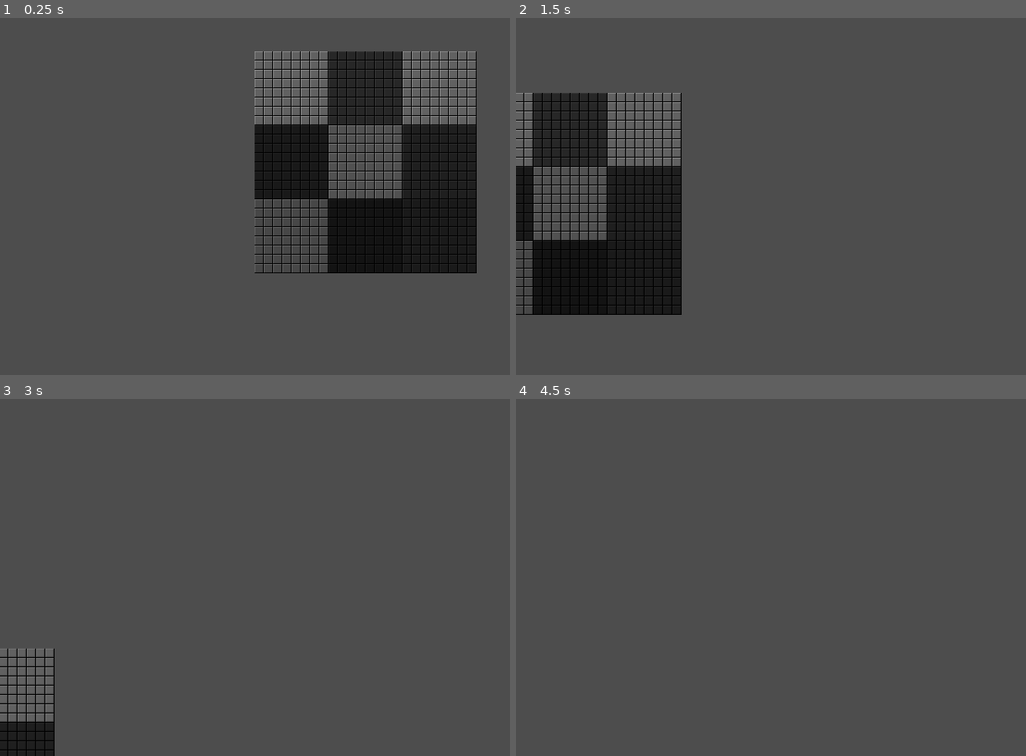
Above: before the commit, frames 1-4 (two rows, left to right).
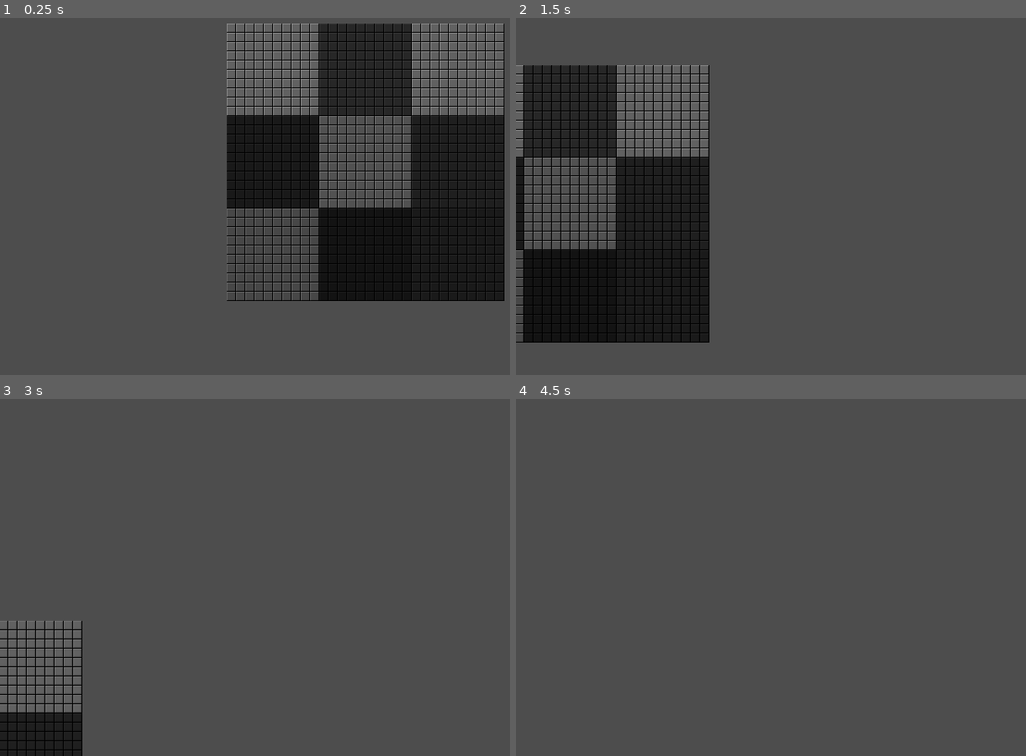
Above: after the commit, the same moments.

Repository: golopogus/overmine_testing
Game: Godot game, scene res://main_scene.tscn
Two runs of this game, one before a commit and one after it. Both use one fixed random seed, a clock stepped at 60 frames per second and the inputs below.
Inputs (mouse positions are in pixels of both pictures, inside the frame that each line leads up to):
- Up to frame 1 (0.25 s): no input
- Up to frame 2 (1.5 s): tap Enter at 0.5 s; move the mouse to (outside the picture) at 0.52 s; press the mouse at (outside the picture) at 0.53 s; right-click (outside the picture) at 0.8 s; tap Space (restart) at 1.25 s; move the mouse to (740, 189) at 1.27 s; release the mouse at (740, 189) at 1.28 s; right-click (740, 189) at 1.35 s
- Up to frame 3 (3 s): click (224, 570) at 1.55 s; tap Space (restart) at 2, 2.75 s; move the mouse to (443, 456) at 2.02 s; press the mouse at (443, 456) at 2.03 s; right-click (443, 456) at 2.3 s; move the mouse to (331, 631) at 2.77 s; release the mouse at (331, 631) at 2.78 s; right-click (331, 631) at 2.85 s
- Up to frame 4 (4.5 s): click (847, 631) at 3.05 s; tap Space (restart) at 3.5, 4.15, 4.25 s; move the mouse to (outside the picture) at 3.52 s; press the mouse at (outside the picture) at 3.53 s; right-click (outside the picture) at 3.8 s; move the mouse to (663, 484) at 4.27 s; release the mouse at (663, 484) at 4.28 s; right-click (663, 484) at 4.35 s

The runs differ from the first frame. In frame 1, 13% of the frame differs, in the area x 44-99%, y 1-80%; in frame 2, 9.9%; in frame 3, 1.6%; in frame 4, nothing differs.

Commit message:
added mines

Diff:
--- a/overmine/main_scene.gd
+++ b/overmine/main_scene.gd
@@ -1,8 +1,9 @@
 extends Node2D
 
-const grid_size_options = [[8,8],[50,50]]
+const grid_size_options = [[10,10],[50,50]]
 var chosen_grid_size = grid_size_options[0]
-var num_of_chunks = Vector2(25,25)
+var bounds = Vector2()
+var num_of_chunks = Vector2(100,100)
 var split
 var initial_pos = Vector2(8,8)
 var chunk_size = Vector2()
@@ -13,7 +14,7 @@
 var chunk_dict = {}
 var gamestart = false
 var initial_chunk_pos = Vector2(0,0)
-var number_of_mines = 10
+var number_of_mines_per_chunk = 10
 var unused_pos = []
 var moveable = false
 var local_mous_pos
@@ -21,6 +22,8 @@
 var tile_name_conv = 0
 var chunk_name_conv = 0
 var current_neighbors = []
+var upper_bounds
+var lower_bounds
 
 #in form of node name: pos, type etc
 # pos = [tile.name, 'unknown' (type), value, true (hidden)]
@@ -42,7 +45,7 @@
 	split = -floor(num_of_chunks/2)
 	$Camera2D.position = chunk_size/2
 	place_chunk_loc()
-	spawn_tiles()
+	place_tile_loc()
 
 #############################################################################
 #############################################################################
@@ -55,7 +58,7 @@
 		$Camera2D.position += difference
 
 	#check mouse pos closest to chunk, if drawn ok, if not draw given pos
-	#var start at Vector2(-640,360)
+
 	var nearest_chunk_pos = Vector2()
 
 	nearest_chunk_pos.x = floor(get_global_mouse_position().x/chunk_size.x) * chunk_size.x + initial_chunk_pos.x
@@ -68,14 +71,49 @@
 				draw_chunk(i)
 				break
 
-#############################################################################
-#############################################################################
-#############################################################################
-
-func spawn_tiles():
+
+#############################################################################
+#############################################################################
+#############################################################################
+
+func _unhandled_input(_event: InputEvent) -> void:
+	if Input.is_action_just_pressed("restart"):
+		if get_global_mouse_position().x >= 0 and get_global_mouse_position().x <= chosen_grid_size[0] * x_length and get_global_mouse_position().y >= 0 and get_global_mouse_position().y <= chosen_grid_size[1] * y_length:
+			var nearest_tile_pos = Vector2()
+			nearest_tile_pos.x = floor(get_global_mouse_position().x/x_length) * x_length + initial_pos.x
+			nearest_tile_pos.y = floor(get_global_mouse_position().y/y_length) * y_length + initial_pos.y
+
+			if gamestart == false:
+				initiate_board(nearest_tile_pos)
+
+			else:
+				pre_click_check(nearest_tile_pos)
+	#if Input.is_action_just_pressed("restart"):
+		#get_tree().reload_current_scene()
+
+	if Input.is_action_pressed("left_click"):
+		if moveable == false:
+			local_mous_pos = get_global_mouse_position()
+		moveable = true
+	if Input.is_action_just_released("left_click"):
+		moveable = false
+
+	if Input.is_action_just_pressed("right_click"):
+		start = true
+
+#############################################################################
+#############################################################################
+#############################################################################
+
+func place_tile_loc():
+
 	var start_pos = Vector2()
 	start_pos.x = initial_pos.x + chunk_size.x * split.x
 	start_pos.y = initial_pos.y + chunk_size.y * split.y
+
+	lower_bounds = start_pos
+	upper_bounds = start_pos + Vector2(chunk_size.x * num_of_chunks.x, chunk_size.y * num_of_chunks.y)
+
 
 	var x_tiles = chosen_grid_size[0] * num_of_chunks.x
 	var y_tiles = chosen_grid_size[1] * num_of_chunks.y
@@ -84,44 +122,21 @@
 	y_length = $sprites/hidden.texture.get_height()
 	midpoint = Vector2(x_length/2,y_length/2)
 
+
+	var neighbors = []
+	var tile_pos = Vector2()
 	for x in x_tiles:
 		for y in y_tiles:
-			#var tile = tile_load.instantiate()
-			#$tiles.add_child(tile)
-			var tile_pos = Vector2(start_pos.x + x_length * x, start_pos.y + y_length * y )
+			tile_pos = Vector2(start_pos.x + x_length * x, start_pos.y + y_length * y )
 			unused_pos.append(tile_pos)
-			tile_dict[tile_pos] = ['none', 'unknown', 0, true]
+			#might not need this
+			neighbors = create_neighbors(tile_pos,x_length,y_length)
+			tile_dict[tile_pos] = ['none', 'unknown', 0, true, neighbors]
+
+	randomize_mine_placement(x_tiles, y_tiles)
 
 	draw_chunk(initial_chunk_pos)
 
-#############################################################################
-#############################################################################
-#############################################################################
-
-func _unhandled_input(_event: InputEvent) -> void:
-	if Input.is_action_just_pressed("restart"):
-		if get_global_mouse_position().x >= 0 and get_global_mouse_position().x <= chosen_grid_size[0] * x_length and get_global_mouse_position().y >= 0 and get_global_mouse_position().y <= chosen_grid_size[1] * y_length:
-			var nearest_tile_pos = Vector2()
-			nearest_tile_pos.x = floor(get_global_mouse_position().x/x_length) * x_length + initial_pos.x
-			nearest_tile_pos.y = floor(get_global_mouse_position().y/y_length) * y_length + initial_pos.y
-
-			if gamestart == false:
-				initiate_board(nearest_tile_pos)
-
-			else:
-				pre_click_check(nearest_tile_pos)
-	#if Input.is_action_just_pressed("restart"):
-		#get_tree().reload_current_scene()
-
-	if Input.is_action_pressed("left_click"):
-		if moveable == false:
-			local_mous_pos = get_global_mouse_position()
-		moveable = true
-	if Input.is_action_just_released("left_click"):
-		moveable = false
-
-	if Input.is_action_just_pressed("right_click"):
-		start = true
 
 #############################################################################
 #############################################################################
@@ -140,7 +155,7 @@
 	#randomize mines around start
 	var used_mine_positions = []
 
-	for mine in number_of_mines:
+	for mine in number_of_mines_per_chunk:
 
 		#converting row, column numbering to position
 		var rand_tile_pos = unused_pos[randi_range(0,len(unused_pos) - 1)]
@@ -213,6 +228,7 @@
 #############################################################################
 
 func create_neighbors(pos,x,y):
+
 	var n = Vector2(pos.x, pos.y - y)
 	var ne = Vector2(pos.x + x, pos.y - y)
 	var e = Vector2(pos.x + x, pos.y)
@@ -222,11 +238,17 @@
 	var w = Vector2(pos.x - x, pos.y)
 	var nw = Vector2(pos.x - x, pos.y - y)
 
-	var neighbors = [n,ne,e,se,s,sw,w,nw]
+	var pre_neighbors = [n,ne,e,se,s,sw,w,nw]
+	var neighbors = []
+	for i in pre_neighbors:
+		if i.x >= lower_bounds.x and i.x <= upper_bounds.x and i.y >= lower_bounds.y and i.y <= upper_bounds.y:
+			neighbors.append(i)
+
+
 
 	return neighbors
 
-#############################################################################
+############################################################################
 #############################################################################
 #############################################################################
 
@@ -295,3 +317,27 @@
 			chunk_dict[chunk.position][1] = false
 			chunk.queue_free()
 		delete = true
+
+func randomize_mine_placement(x,y):
+	#var total_tiles = x * y
+	var tiles_per_chunk = chosen_grid_size[0] * chosen_grid_size[1]
+	var unused_tile_pos_x = []
+	var unused_tile_pos_y = []
+
+	for i in tiles_per_chunk:
+		unused_tile_pos_x.append(i)
+		unused_tile_pos_y.append(i)
+
+	for chunk in $chunks.get_children():
+
+		for mine in number_of_mines_per_chunk:
+
+			var rand_tile_pos = []
+			rand_tile_pos.x = unused_tile_pos_x[randi_range(0, len(unused_tile_pos_x) - 1)]
+			rand_tile_pos.y = unused_tile_pos_y[randi_range(0, len(unused_tile_pos_y) - 1)]
+
+			unused_tile_pos_x.erase(rand_tile_pos.x)
+			unused_tile_pos_y.erase(rand_tile_pos.y)
+
+			var global_mine_pos = rand_tile_pos + initial_pos + chunk.position
+			tile_dict[global_mine_pos][1] = 'mine'
